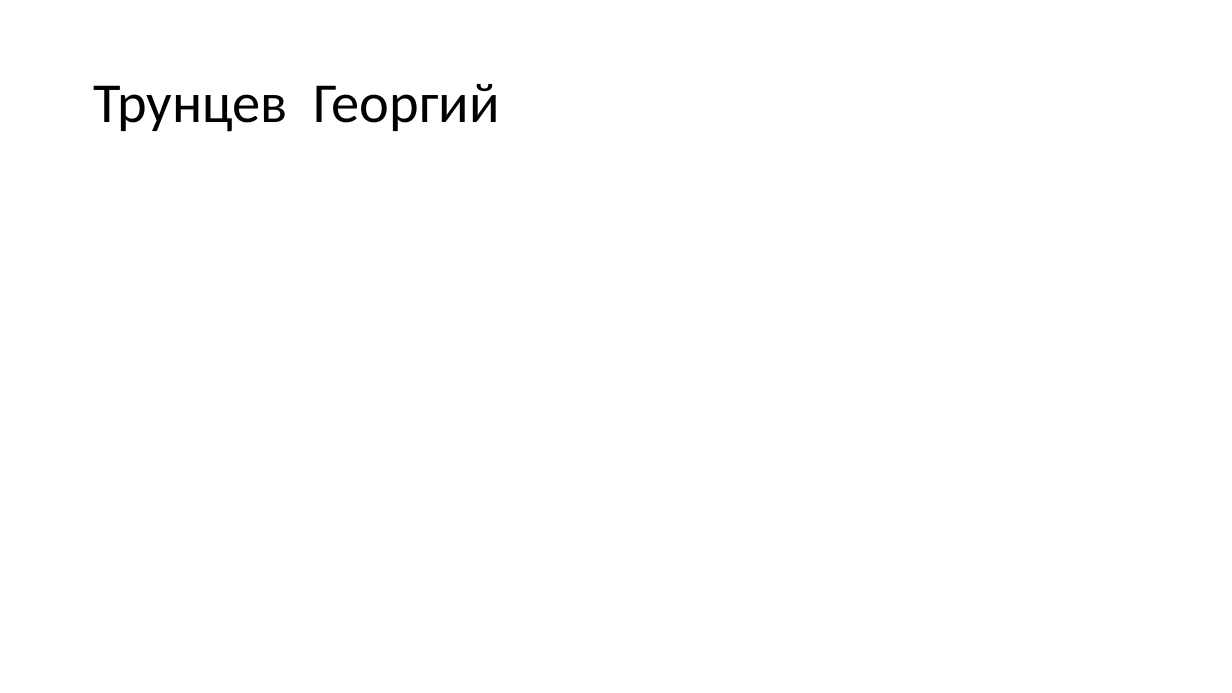
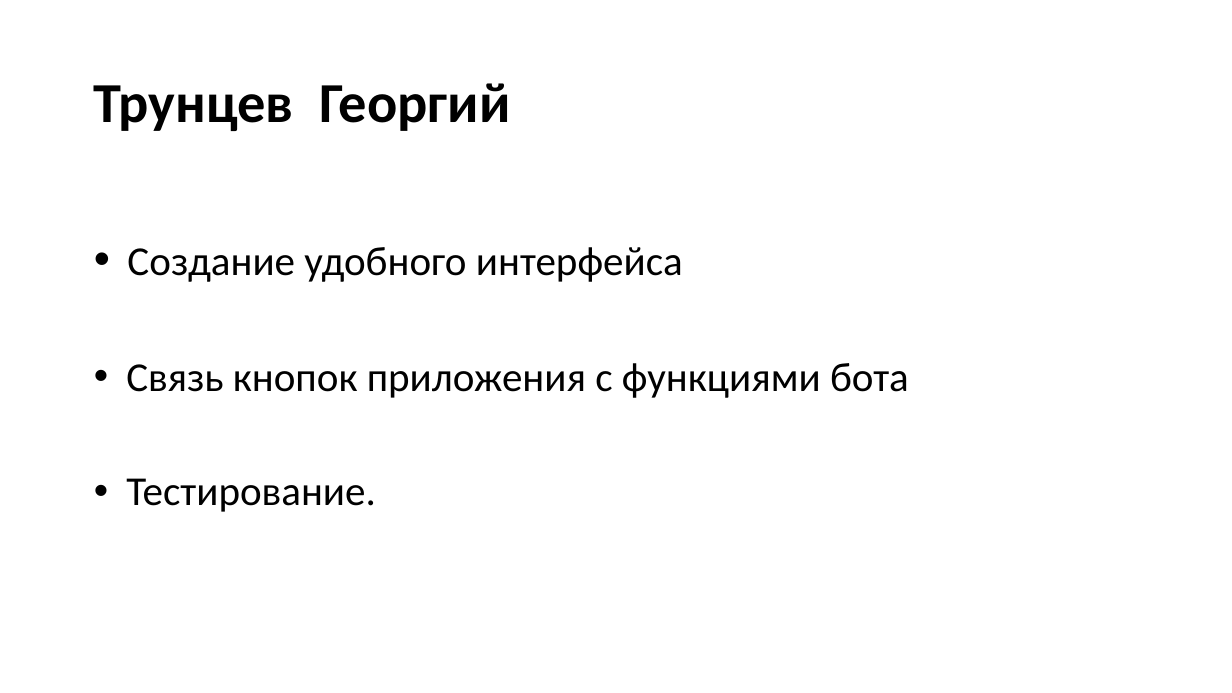
Before and after one commit to VoyakinH/TBot, a slide deck: slide 10 of TheExperts_презентация_.pptx. Drawn at 1232x693 pixels with LibreOffice and Linux fonts; fonts in the diff are those of the drawing. Boxes give left, top, right and bottom in pixels: in the first picture for what was removed or moved away, otherwise in the second. Text is boxed around its words. In the diff, an @@ line names an element or a change of style, - is before the commit and + after.

```diff
--- a/TheExperts_презентация_.pptx
+++ b/TheExperts_презентация_.pptx
@@ title "Трунцев Георгий" at [94, 83, 510, 131]: bold on @@
@@ text added at [126, 247, 909, 512], 32 pt, text #000000 @@
+• Создание удобного интерфейса
+• Связь кнопок приложения с функциями бота
+• Тестирование.
```
Also in this commit, not shown: 5 other slides changed, 1 slide added, 2 slides removed.
